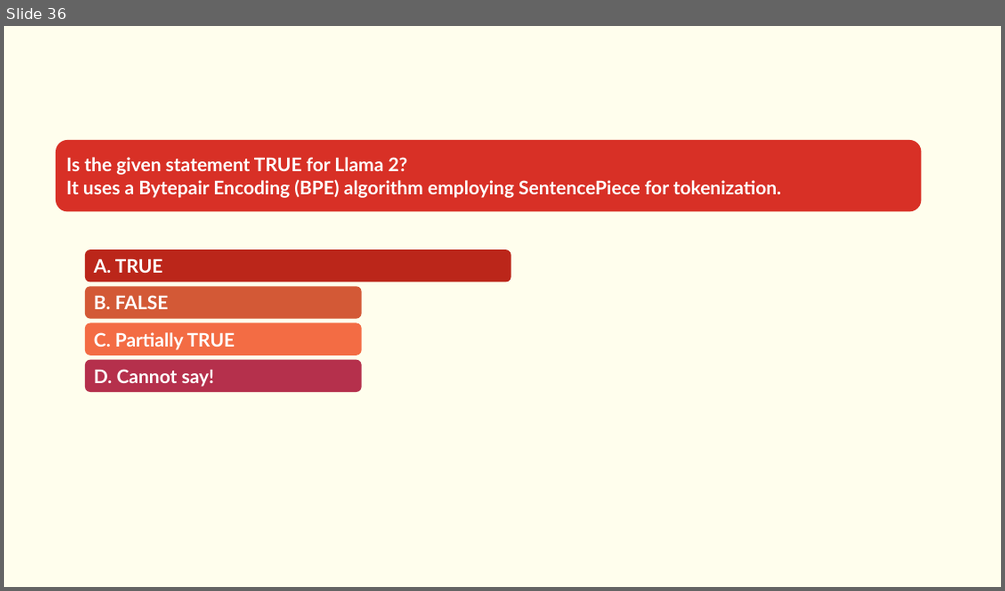
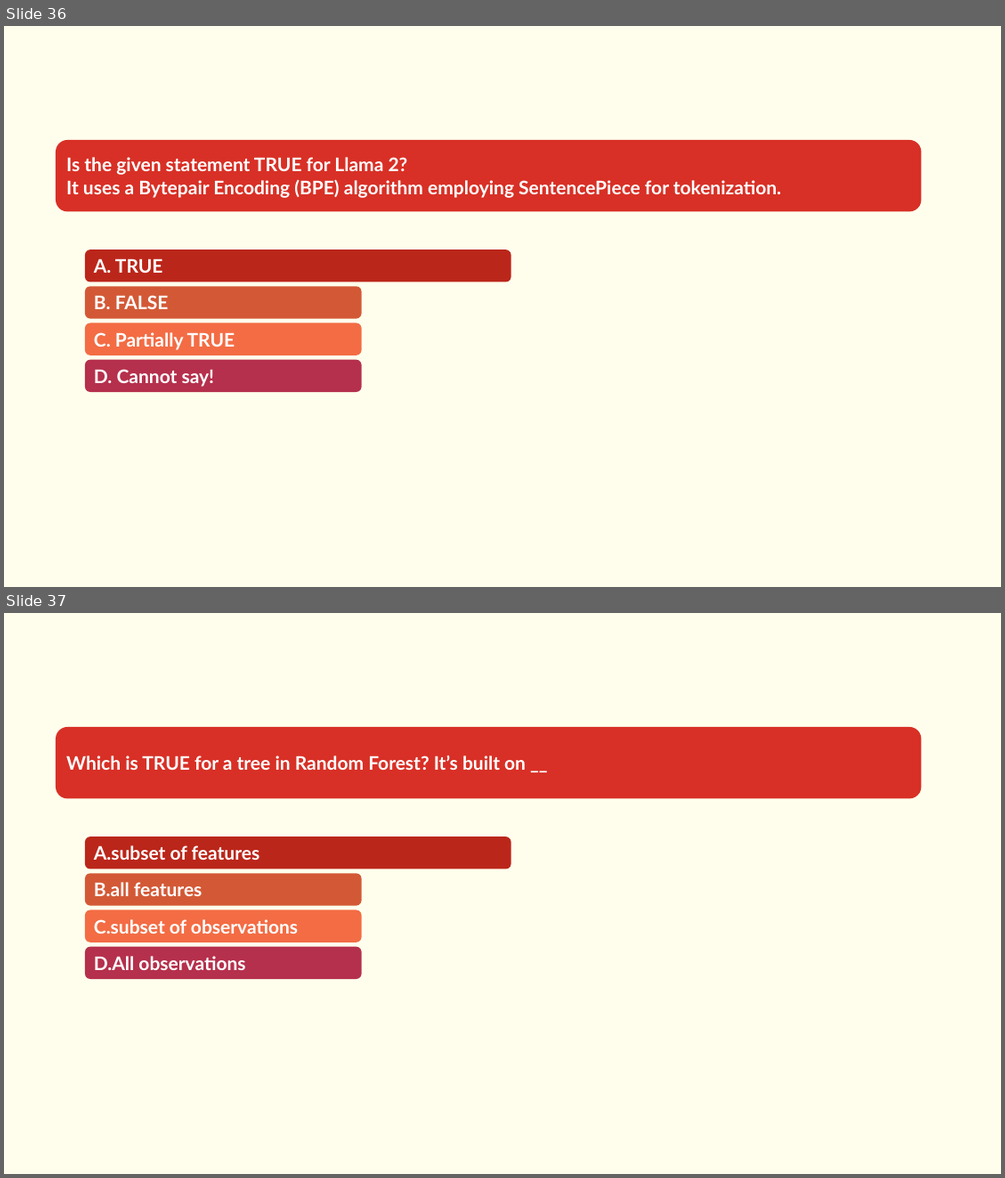
Before and after one commit to Saira55/Machine-Learning-Multiple-Choice-Questions, a slide deck: Machine Learning Quiz Question.pptx. Shown one above the other, each under a label of ours: slide 36 before the commit, slides 36 and 37 after it. The pictures are 1005x591 and 1005x1178 pixels, drawn with LibreOffice and Linux fonts; fonts in the diff are those of the drawing. Boxes give left, top, right and bottom in pixels: in the first picture for what was removed or moved away, otherwise in the second. Text is boxed around its words. In the diff, an @@ line names an element or a change of style, - is before the commit and + after.

```diff
--- a/Machine Learning Quiz Question.pptx
+++ b/Machine Learning Quiz Question.pptx
@@ slide 37 added at (x1=4, y1=613, x2=1001, y2=1174), background #FFFEED @@
@@ rounded rectangle added at (x1=56, y1=727, x2=922, y2=798), fill #D83026, 18 pt, text #FFFFFF, bold @@
+Which is TRUE for a tree in Random Forest? It’s built on __
@@ rounded rectangle added at (x1=85, y1=836, x2=511, y2=868), fill #BB261A, 18 pt, text #FFFFFF, bold @@
+A.subset of features
@@ rounded rectangle added at (x1=85, y1=873, x2=362, y2=906), fill #D35936, 18 pt, text #FFFFFF, bold @@
+B.all features
@@ rounded rectangle added at (x1=85, y1=910, x2=362, y2=942), fill #F36C44, 18 pt, text #FFFFFF, bold @@
+C.subset of observations
@@ rounded rectangle added at (x1=85, y1=947, x2=362, y2=979), fill #B5304C, 18 pt, text #FFFFFF, bold @@
+D.All observations
```
